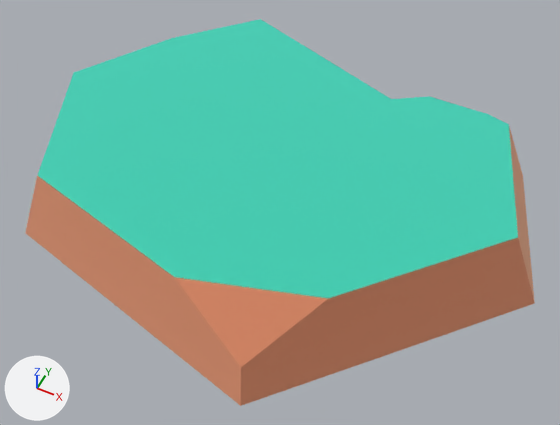
One commit to the glTF model public/models/nf2/nature/rock_smallFlatC.glb: the scene before it, then after it.
Camera for both pictures: a 50 mm camera at (0.215, -0.404, 0.449) aimed at (0.02, -0.015, -0.037). Every picture has the same lights, and +X, +Y and +Z are marked at lower left. The older version comes first. Where no turn or scale is listed for an object, it has been applied to the vertices.

Objects in the first picture: 'rock_smallFlatC'.
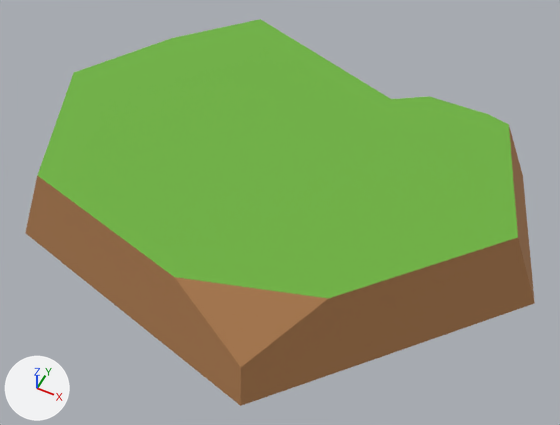
Boxes [x1, y1, x2, y2] around the edits, measured in the pictures (560 x 425 px):
'rock_smallFlatC', recoloured, surface changed (darker)
    both: [25, 19, 535, 406]

The change, as a list of edits to the scene's bpy script:
```text
Change mat_dirt:
    mat_dirt.metallic: 1.0 -> 0.0
    mat_dirt.base_color: (0.886, 0.514, 0.341) -> (0.418, 0.198, 0.0762)  # beige #f2be9e -> brown #ad7b4e
Change mat_grass:
    mat_grass.metallic: 1.0 -> 0.0
    mat_grass.base_color: (0.173, 0.847, 0.722) -> (0.159, 0.451, 0.0513)  # cyan #73eddd -> green #6fb340
Remove ob_tmpparent:
    ob_tmpparent = bpy.data.objects.new('tmpParent', None)
    ob_tmpparent.location = (0.0, 0.0, 0.0)
```
